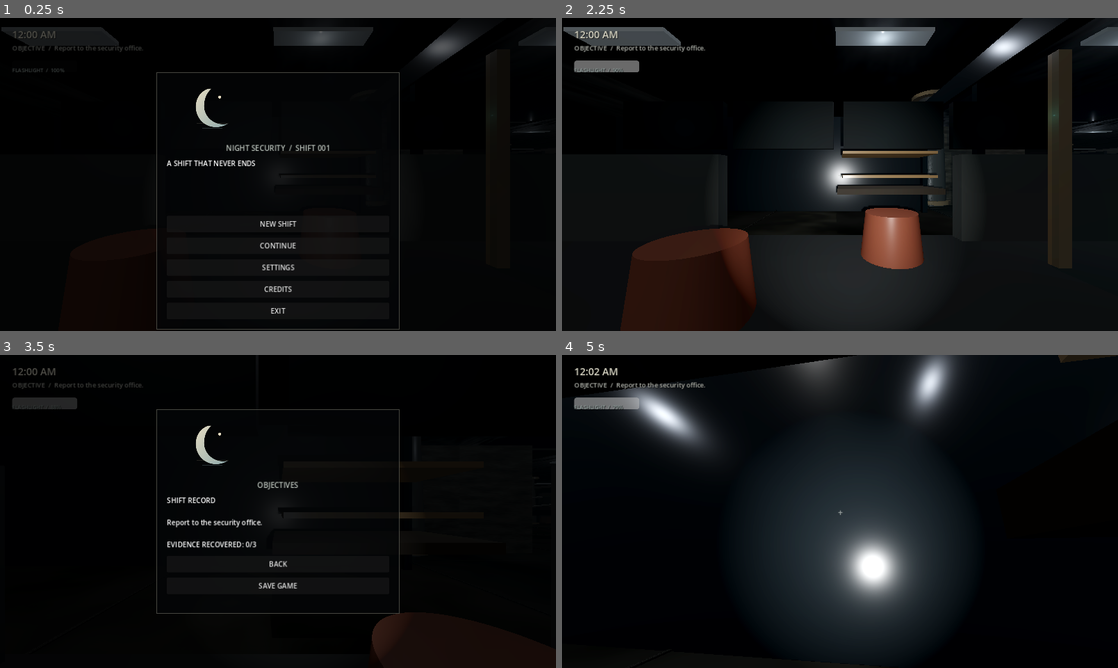
Above: before the commit, frames 1-4 (two rows, left to right).
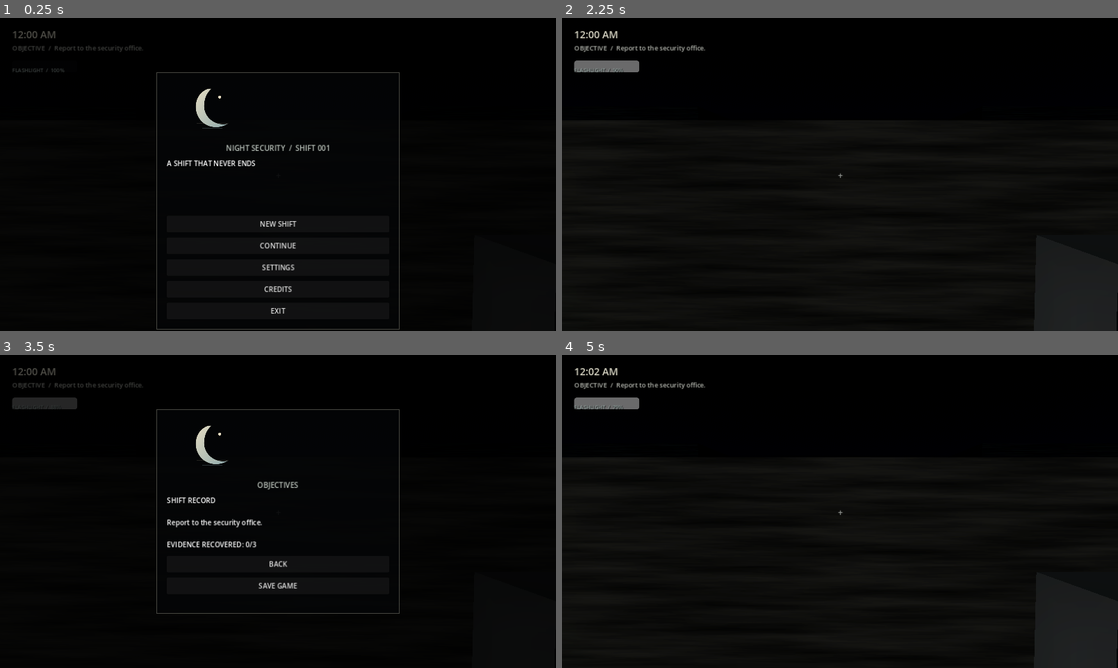
Above: after the commit, the same moments.

Repository: dontcare-dev/AFTER-HOURS
Game: Godot game, scene res://scenes/main.tscn
Same seed, same stepped clock (60 frames per second), same inputs: the game is played once before the commit and once after it.
Inputs (mouse positions are in pixels of both pictures, inside the frame that each line leads up to):
- Up to frame 1 (0.25 s): no input
- Up to frame 2 (2.25 s): click "SETTINGS" at 0.5 s; click "BACK" at 1.25 s; click "RESUME" at 2 s
- Up to frame 3 (3.5 s): tap Enter (objectives) at 2.75 s; move the mouse to (305, 511) at 2.77 s; hold W (move_forward) from 2.78 s (still down); hold E (interact) from 2.78 s (still down)
- Up to frame 4 (5 s): release W (move_forward) at 3.5 s; release E (interact) at 3.5 s; click "BACK" at 3.5 s; tap Space at 4.25 s; move the mouse to (812, 511) at 4.27 s; hold W (move_forward) from 4.28 s (still down); tap Ctrl (crouch) at 4.35 s; tap E (interact) at 4.55 s

The runs differ from the first frame. In frame 1, 2.9% of the frame differs, in the area x 0-100%, y 2-37%; in frame 2, 20%; in frame 3, 0.7%; in frame 4, 28%, in the area x 7-100%, y 0-100%.
Error in both runs: Invalid access to property or key 'shape' on a base object of type 'null instance'. (res://scripts/player.gd:61)

Commit message:
Add cinematic 3D title camera for branded main menu

Diff:
--- a/scripts/game.gd
+++ b/scripts/game.gd
@@ -6,6 +6,7 @@
 const HauntingScript = preload("res://scripts/haunting.gd")
 
 var player
+var menu_camera: Camera3D
 var elapsed := 0.0
 var shift_duration := 360.0
 var current_objective := "Report to the security office."
@@ -47,6 +48,7 @@
 func _ready():
 	build_world()
 	build_player()
+	build_menu_camera()
 	build_haunting()
 	build_ui()
 	set_objective("Report to the security office.")
@@ -471,6 +473,14 @@
 	add_child(player)
 	player.interacted.connect(_on_interacted)
 
+func build_menu_camera():
+	menu_camera = Camera3D.new()
+	menu_camera.name = "TitleCamera"
+	menu_camera.position = Vector3(0, 4.8, 35 * WORLD_SCALE)
+	menu_camera.fov = 58.0
+	add_child(menu_camera)
+	menu_camera.look_at(Vector3(0, 2.5, -12 * WORLD_SCALE), Vector3.UP)
+
 func build_haunting():
 	haunting = Node3D.new()
 	haunting.name = "HauntingDirector"
@@ -812,6 +822,7 @@
 
 func show_main_menu():
 	paused = true
+	menu_camera.current = true
 	Input.mouse_mode = Input.MOUSE_MODE_VISIBLE
 	overlay.visible = true
 	show_menu("AFTERHOURS", [["NEW SHIFT", "new"], ["CONTINUE", "load"], ["SETTINGS", "settings"], ["CREDITS", "credits"], ["EXIT", "exit"]], "A SHIFT THAT NEVER ENDS")
@@ -887,6 +898,7 @@
 			decisions.clear()
 			event_flags.clear()
 			player.position = Vector3(-13 * WORLD_SCALE, 0.1, 21.5 * WORLD_SCALE)
+			player.camera.current = true
 			if is_instance_valid(haunting):
 				haunting.reset_hunt()
 			set_objective("Report to the security office.")
